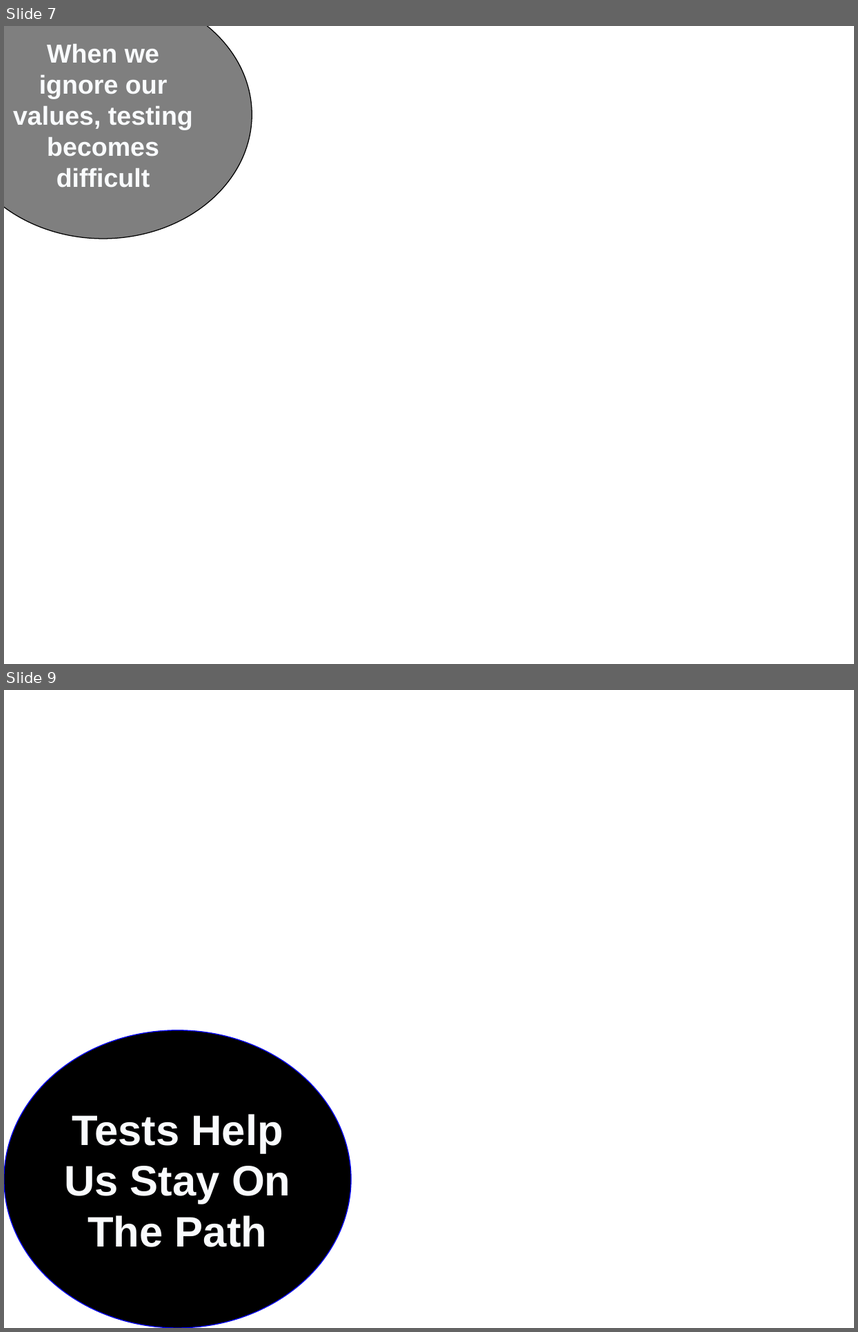
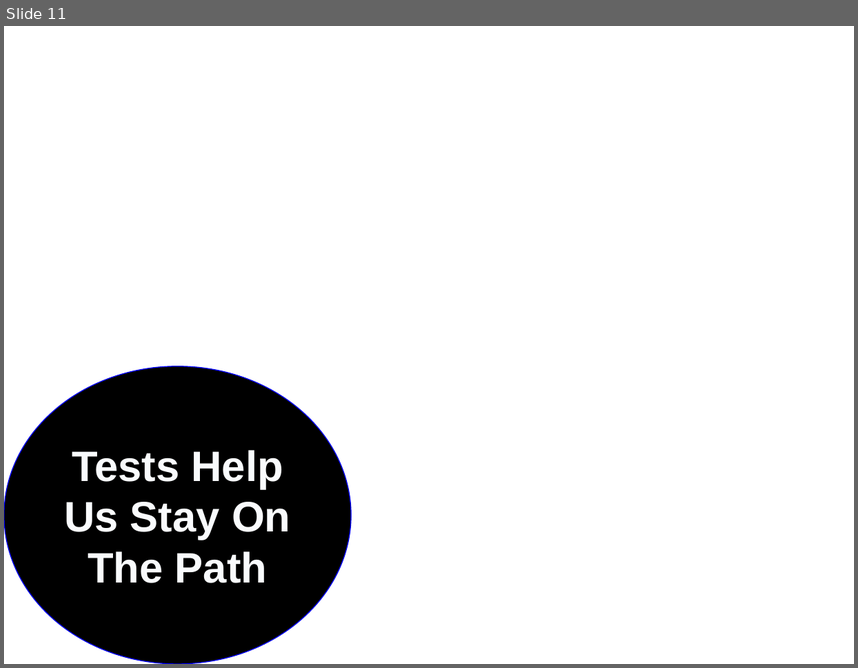
Before and after one commit to marcesher/mxunit-cfmeetups, a slide deck: CFObjective2009TDD/ppt/Esher_TestableCode.ppt. Shown one above the other, each under a label of ours: slides 7 and 9 before the commit, slide 11 after it; the slides between them are not shown. The pictures are 858x1332 and 858x668 pixels, drawn with LibreOffice and Linux fonts; fonts in the diff are those of the drawing; background and template pictures are left out. Boxes give left, top, right and bottom in pixels: in the first picture for what was removed or moved away, otherwise in the second. Text is boxed around its words. In the diff, an @@ line names an element or a change of style, - is before the commit and + after.

```diff
--- a/CFObjective2009TDD/ppt/Esher_TestableCode.ppt
+++ b/CFObjective2009TDD/ppt/Esher_TestableCode.ppt
@@ slide 7 removed at <box>4,26,854,664</box>, background picture (left out) @@
@@ ellipse removed at <box>4,26,252,239</box> @@
-When we ignore our values, testing becomes difficult
@@ what was slide 9 is now slide 11 @@
```
Also in this commit, not shown: 4 slides changed, 5 slides added, 2 other slides removed.
